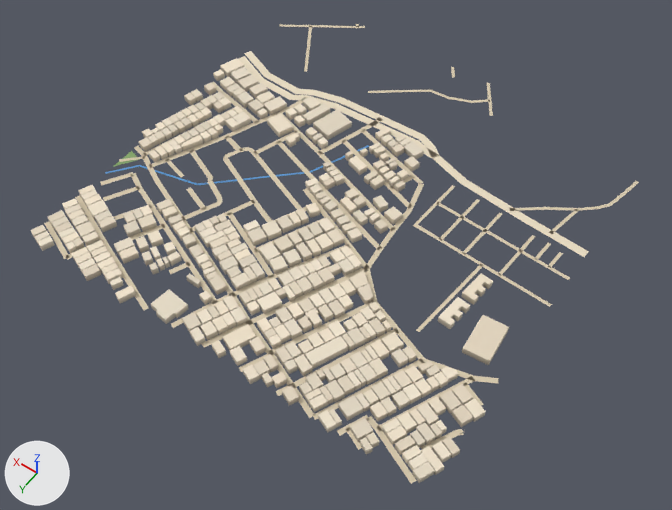
Before and after pictures for a commit that changed the glTF model public/assets/bengaluru-region-v1/tiles/t-1_8-l0.glb.
One viewpoint serves both versions: a camera (50 mm lens) standing at (-639.0, 4828.0, 782.0) and looking at (-266.0, 4307.0, -37.0). The axes (+X, +Y, +Z) are drawn at lower left. The lights are the same throughout. The older version comes first.

The older version as bpy lines, for what is in view:
```python
me_building = bpy.data.meshes.new('building')
me_building.from_pydata(...)  # 3096 vertices, 3889 faces; spans x -8.0..507.0, y 144.0..510.0, z 0.0..8.0
me_building.materials.append(mat_building)
me_ground = bpy.data.meshes.new('ground')
me_ground.from_pydata(...)  # 757 vertices, 583 faces; spans x -2.0..503.0, y -2.0..503.0, z 1.0
me_ground.materials.append(mat_ground)
ob_building = bpy.data.objects.new('building', me_building)
ob_building.location = (-500.0, 4000.0, 0.0)
ob_ground = bpy.data.objects.new('ground', me_ground)
ob_ground.location = (-500.0, 4000.0, 0.0)
```
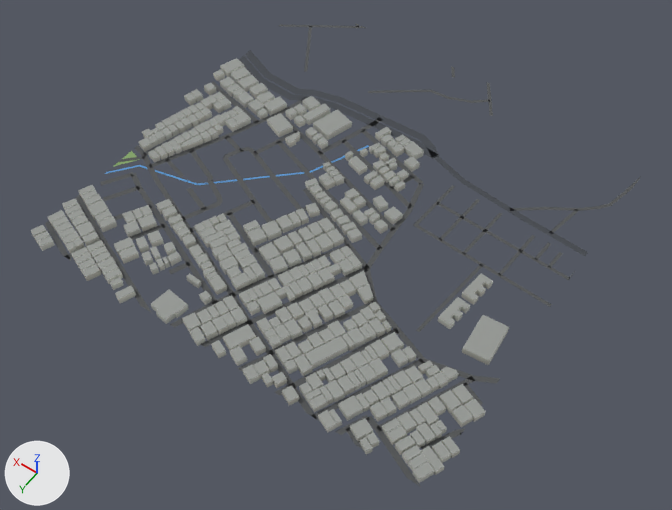
Pixel boxes [x1, y1, x2, y2] of what changed, in the pictures (672 x 510 px; the box of a moved part takes in the faces that stretch with it):
'ground', reshaped: before [44, 24, 639, 484]; after [45, 24, 640, 487]
part 1 of me_building, recoloured (darker): [31, 58, 509, 483] in both
part 2 of me_ground, rebuilt: before [433, 156, 589, 257]; after [434, 156, 588, 256]
part 3 of me_ground, moved or reshaped: before [44, 24, 365, 260]; after [45, 24, 365, 261]
part 4 of me_ground, moved or reshaped: before [134, 274, 552, 484]; after [134, 271, 575, 487]
part 5 of me_ground, moved or reshaped: before [451, 67, 491, 100]; after [451, 66, 491, 100]
part 6 of me_ground, moved or reshaped: before [624, 181, 639, 193]; after [624, 177, 640, 193]
part 7 of me_ground, recoloured: [68, 25, 633, 455] in both

The edits, one by one:
me_building is used by ob_building; location (-500.0, 4000.0, 0.0).
me_building had 3096 vertices, 3889 faces and spanned x -8.0..507.0, y 144.0..510.0, z 0.0..8.0.
me_building now has 3096 vertices, 4682 faces and spans x -8.0..507.0, y 144.0..510.0, z 0.0..8.0.
me_building part 1: 3889 kept faces spanning x -8.0..507.0, y 144.0..510.0, z 0.0..8.0 get new vertex colours.
me_ground is used by ob_ground; location (-500.0, 4000.0, 0.0).
me_ground had 757 vertices, 583 faces and spanned x -2.0..503.0, y -2.0..503.0, z 1.0.
me_ground now has 775 vertices, 599 faces and spans x 0.0..500.0, y 0.0..500.0, z 1.0.
me_ground part 2: the loose piece of 18 vertices spanning x 0.0..208.0, y 141.0..180.0, z 1.0 is rebuilt with 18 vertices and now spans x 0.0..207.0, y 143.0..179.0, z 1.0.
me_ground part 3: 31 vertices moved from x 303.0..503.0, y -2.0..499.0, z 1.0 to x 303.0..500.0, y 0.0..500.0, z 1.0; 17 vertices removed from x 420.0..502.0, y 1.0..503.0, z 1.0; 21 vertices added at x 416.0..500.0, y 0.0..500.0, z 1.0.
me_ground part 4: 15 vertices moved from x -2.0..334.0, y 253.0..503.0, z 1.0 to x 0.0..340.0, y 253.0..500.0, z 1.0; 24 vertices removed from x -2.0..331.0, y 363.0..503.0, z 1.0; 38 vertices added at x 0.0..331.0, y 198.0..500.0, z 1.0.
me_ground part 5: 2 vertices moved from x 219.0..270.0, y -1.0, z 1.0 to x 223.0..274.0, y 0.0, z 1.0; 2 vertices removed from x 222.0..273.0, y 1.0, z 1.0; 2 vertices added at x 218.0..269.0, y 0.0, z 1.0.
me_ground part 6: 1 vertex moved from x -2.0, y 47.0, z 1.0 to x 0.0, y 35.0, z 1.0; 1 vertex removed from x 2.0, y 46.0, z 1.0; 1 vertex added at x 0.0, y 58.0, z 1.0.
me_ground part 7: 517 kept faces spanning x 0.0..500.0, y 0.0..500.0, z 1.0 get new vertex colours; the middle colour goes from beige #d7c9ae to dark grey #535556.
